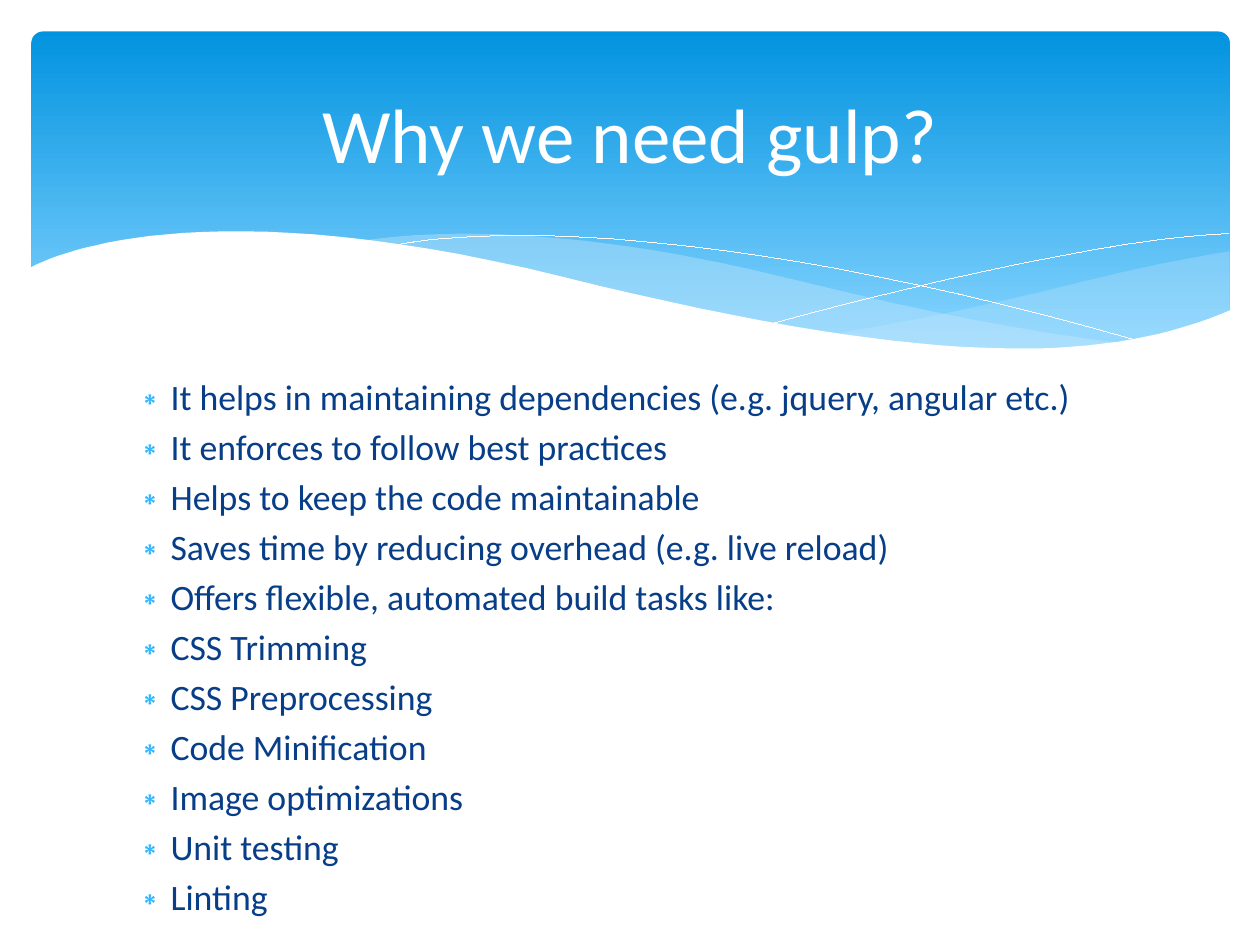
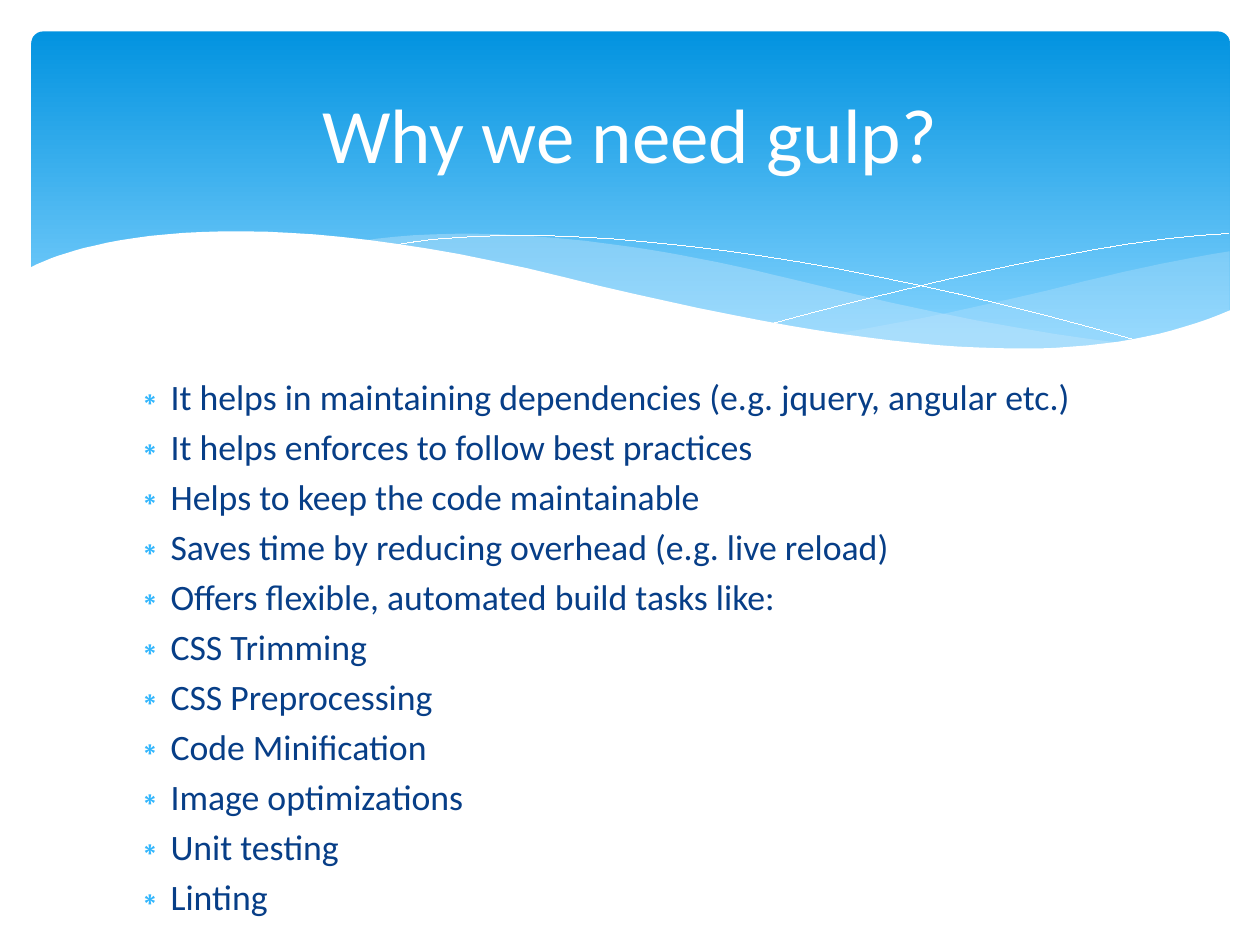
Before and after one commit to sintu-patel/project-scaffolding, a slide deck: slide 20 of dev/docs/Setup Gulp in Front End Project.pptx. Drawn at 1260x945 pixels with LibreOffice and Linux fonts; fonts in the diff are those of the drawing. Boxes give left, top, right and bottom in pixels: in the first picture for what was removed or moved away, otherwise in the second. Text is boxed around its words. In the diff, an @@ line names an element or a change of style, - is before the commit and + after.

```diff
--- a/dev/docs/Setup Gulp in Front End Project.pptx
+++ b/dev/docs/Setup Gulp in Front End Project.pptx
@@ text at <box>171,435,752,466</box>: text changed @@
-∗ It enforces to follow best practices
+∗ It helps enforces to follow best practices
```
Also in this commit, not shown: 5 other slides changed.
